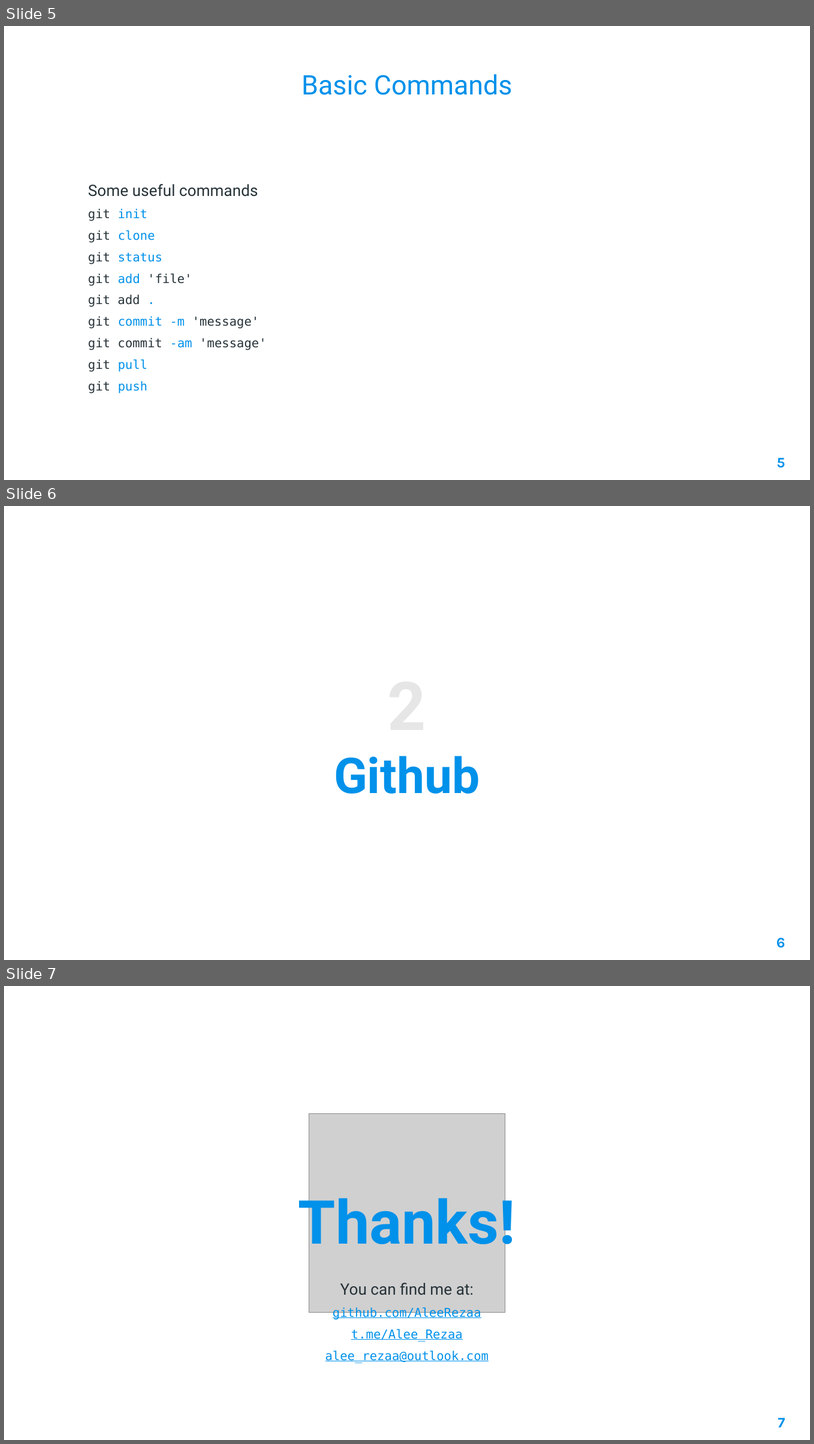
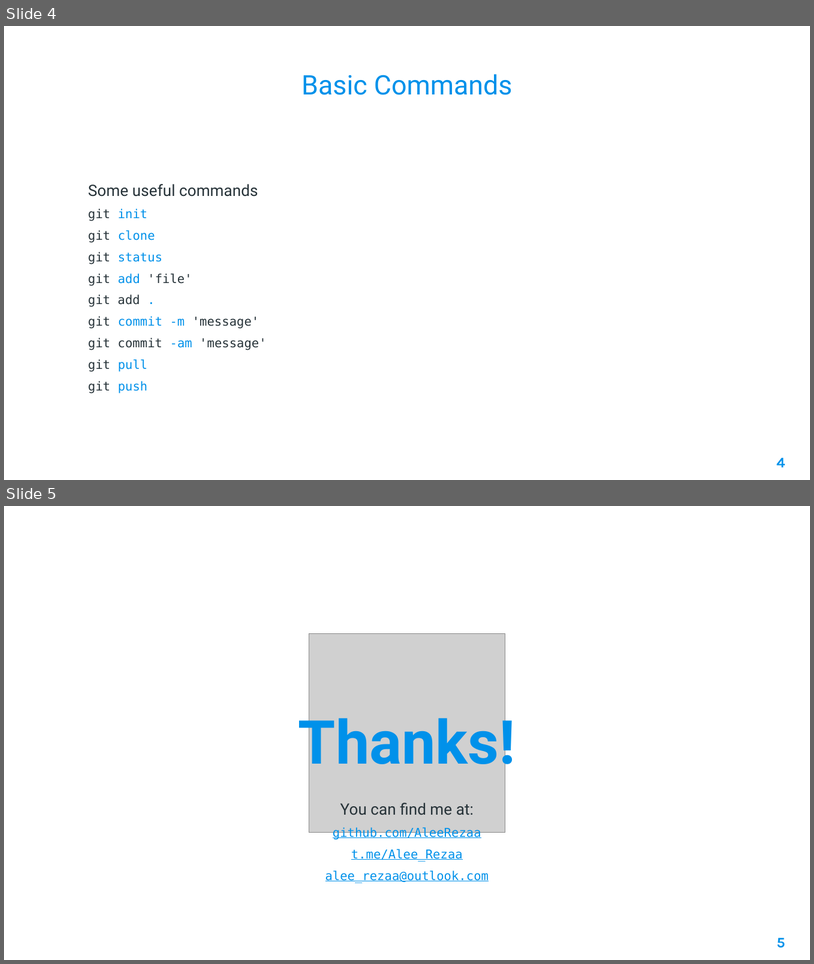
Before and after one commit to AleeRezaa/learn-python, a slide deck: 1 Git Basics.pptx. Shown one above the other, each under a label of ours: slides 5, 6 and 7 before the commit, slides 4 and 5 after it. The pictures are 814x1444 and 814x964 pixels, drawn with LibreOffice and Linux fonts; fonts in the diff are those of the drawing; grey boxes stand for pictures; background and template pictures are left out. Boxes give left, top, right and bottom in pixels: in the first picture for what was removed or moved away, otherwise in the second. Text is boxed around its words. In the diff, an @@ line names an element or a change of style, - is before the commit and + after.

```diff
--- a/1 Git Basics.pptx
+++ b/1 Git Basics.pptx
@@ slide 6 removed at box(4, 506, 810, 960), background picture (left out) @@
@@ title removed at box(334, 756, 480, 793) @@
-2
-Github
@@ page number removed at box(777, 937, 786, 948) @@
-6
@@ what was slide 5 is now slide 4 @@
@@ page number at box(777, 457, 785, 467): text changed @@
-5
+4
@@ what was slide 7 is now slide 5 @@
@@ page number at box(777, 937, 785, 948): text changed @@
-7
+5
```
Also in this commit, not shown: 1 other slide removed.
